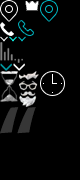
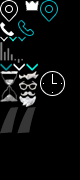
Revision of a layered 80 × 180 image; what changed, layer by layer:
added layer "Слой 12" above "Слой 11" over [26, 63, 38, 71]
